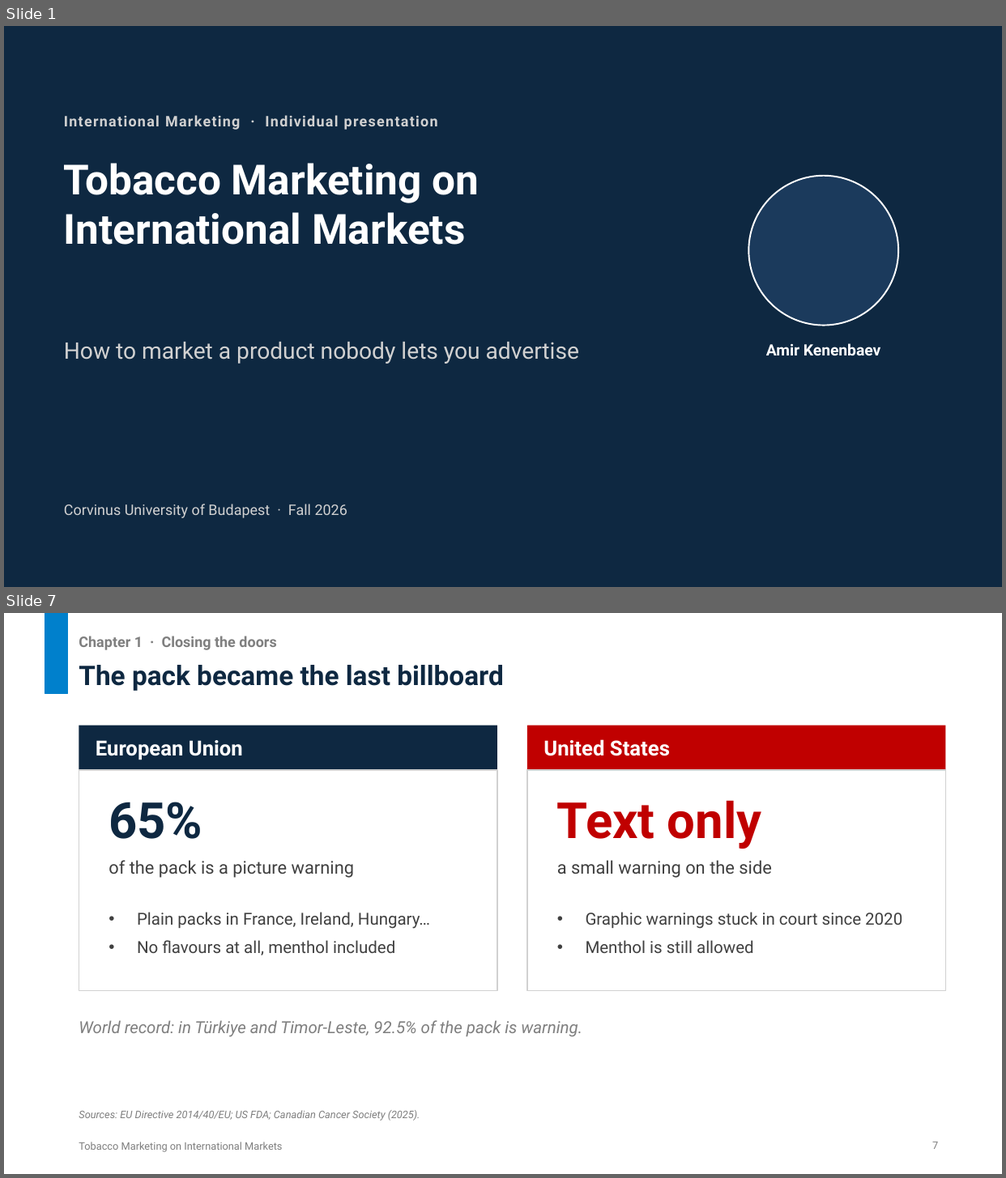
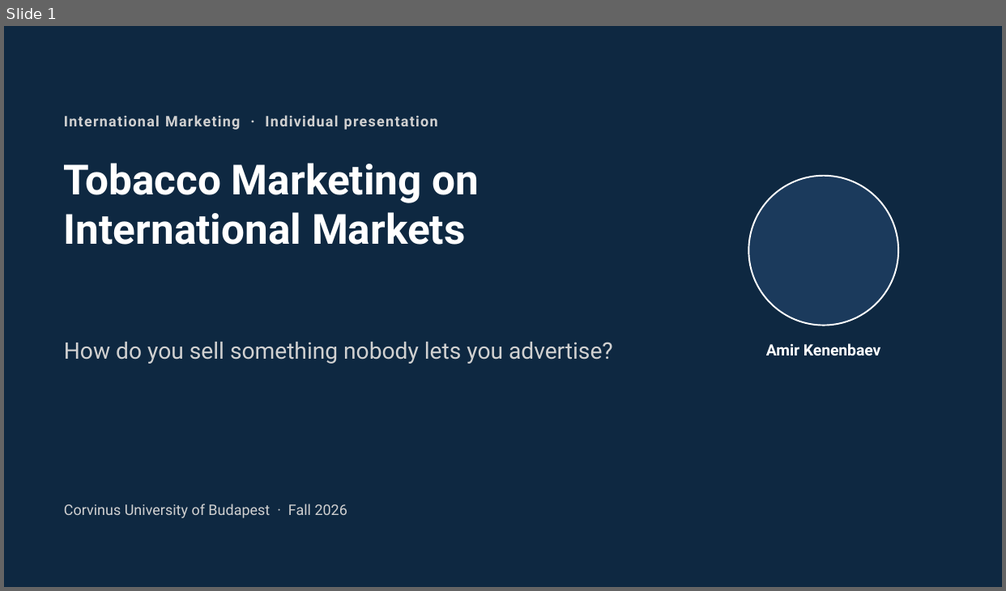
Before and after one commit to untitl333d/-frontend-slides, a slide deck: presentations/tobacco-marketing/Tobacco_Marketing_International_Markets.pptx. Shown one above the other, each under a label of ours: slides 1 and 7 before the commit, slide 1 after it; the slides between them are not shown. The pictures are 1006x1178 and 1006x591 pixels, drawn with LibreOffice and Linux fonts; fonts in the diff are those of the drawing. Boxes give left, top, right and bottom in pixels: in the first picture for what was removed or moved away, otherwise in the second. Text is boxed around its words. In the diff, an @@ line names an element or a change of style, - is before the commit and + after.

```diff
--- a/presentations/tobacco-marketing/Tobacco_Marketing_International_Markets.pptx
+++ b/presentations/tobacco-marketing/Tobacco_Marketing_International_Markets.pptx
@@ slide 7 removed at <box>4,613,1002,1174</box>, background #FFFFFF @@
@@ rectangle removed at <box>45,613,68,694</box> @@
@@ text removed at <box>79,636,276,650</box> @@
-Chapter 1 · Closing the doors
@@ title removed at <box>79,665,503,691</box> @@
-The pack became the last billboard
@@ rectangle removed at <box>79,726,497,770</box> @@
-European Union
@@ rectangle removed at <box>527,726,946,770</box> @@
-United States
@@ rectangle removed at <box>79,770,497,991</box> @@
@@ rectangle removed at <box>527,770,946,991</box> @@
@@ text removed at <box>108,802,202,839</box> @@
-65%
@@ text removed at <box>557,800,762,849</box> @@
-Text only
@@ text removed at <box>108,860,354,878</box> @@
-of the pack is a picture warning
@@ text removed at <box>557,860,771,878</box> @@
-a small warning on the side
@@ text removed at <box>137,912,430,956</box> @@
-• Plain packs in France, Ireland, Hungary…
-• No flavours at all, menthol included
@@ text removed at <box>586,912,902,953</box> @@
-• Graphic warnings stuck in court since 2020
-• Menthol is still allowed
@@ text removed at <box>79,1020,582,1037</box> @@
-World record: in Türkiye and Timor-Leste, 92.5% of the pack is warning.
@@ text removed at <box>79,1110,420,1121</box> @@
-Sources: EU Directive 2014/40/EU; US FDA; Canadian Cancer Society (2025).
@@ text removed at <box>79,1142,282,1152</box> @@
-Tobacco Marketing on International Markets
@@ page number removed at <box>932,1142,938,1149</box> @@
-7
@@ slide 1 changed as well @@
@@ text at <box>64,342,613,364</box>: text changed @@
-How to market a product nobody lets you advertise
+How do you sell something nobody lets you advertise?
```
Also in this commit, not shown: 4 other slides changed, 8 slides added, 8 other slides removed, 2 other files.
